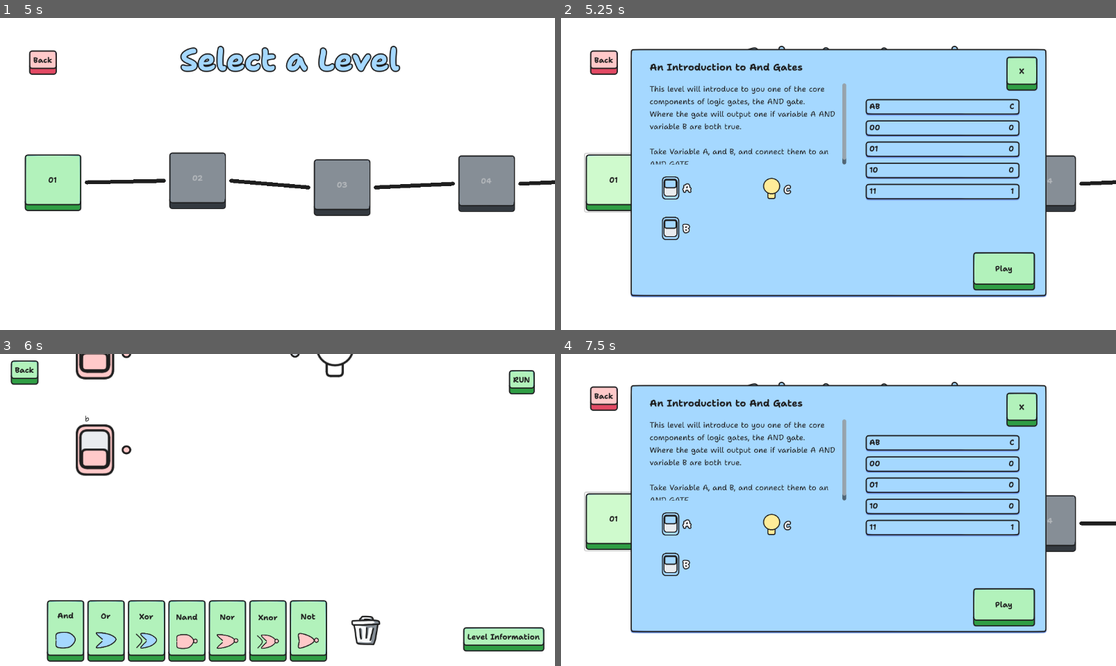
Above: before the commit, frames 1-4 (two rows, left to right).
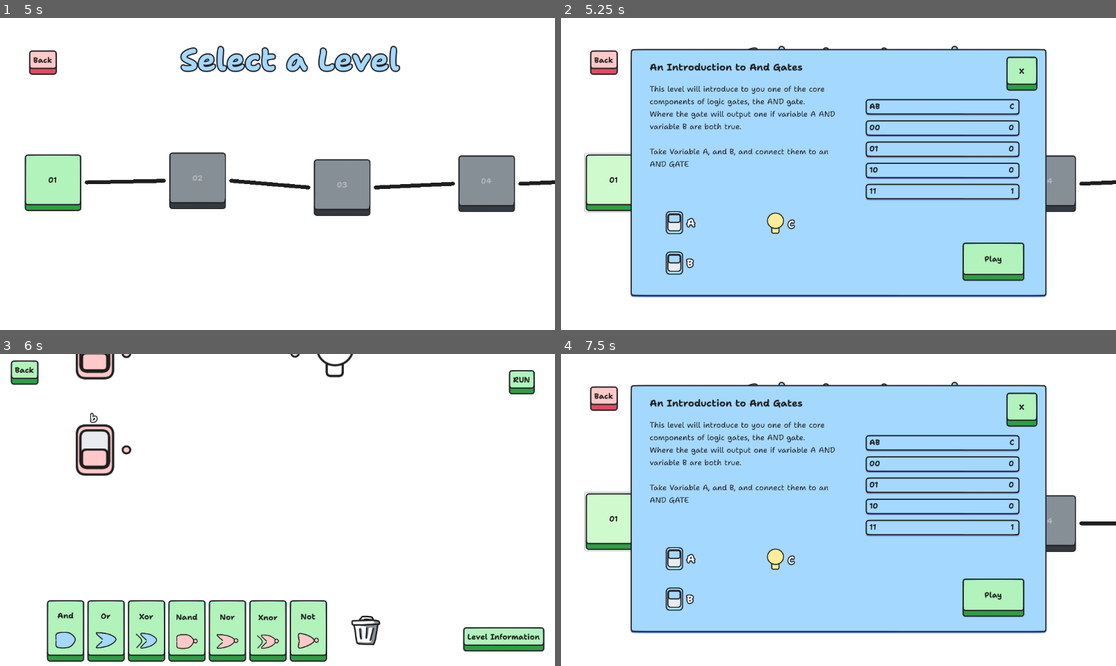
Above: after the commit, the same moments.

Repository: sininen-blue/logic-gate-tesseract
Game: Godot game, scene res://ui/title_page.tscn
Same seed, same stepped clock (60 frames per second), same inputs: the game is played once before the commit and once after it.
Inputs:
- Up to frame 1 (5 s): click "Play" at 0.5 s; click "Back" at 1.25 s; click "Play" at 2 s; click "Play" at 2.75 s; click "Back" at 3.5 s; click "Play" at 4.25 s
- Up to frame 2 (5.25 s): click "01" at 5 s
- Up to frame 3 (6 s): click "Play" at 5.75 s
- Up to frame 4 (7.5 s): click "Back" at 6.5 s; click "01" at 7.25 s

Frame 1 is identical in both runs. In frame 2, 2.8% of the frame differs, in the area x 16-86%, y 20-88%; in frame 3, less than 0.1%; in frame 4, 2.8%.
Error in both runs: Cannot call method 'get_files' on a null value. (res://ui/stage_select/stage_select.gd:31)

Commit message:
level info sizing and font changes

Diff:
--- a/simulation/gate.tscn
+++ b/simulation/gate.tscn
@@ -1,9 +1,10 @@
-[gd_scene load_steps=26 format=3 uid="uid://psym6w7moids"]
+[gd_scene load_steps=27 format=3 uid="uid://psym6w7moids"]
 
 [ext_resource type="Script" path="res://simulation/gate.gd" id="1_a5p5t"]
 [ext_resource type="Texture2D" uid="uid://dkkdfc5cfh8su" path="res://assets/simulation/and-false.png" id="2_1kn64"]
 [ext_resource type="Texture2D" uid="uid://drdccdfj0inos" path="res://assets/simulation/dots/blueDot.png" id="3_l2a4a"]
 [ext_resource type="Texture2D" uid="uid://c8m6rjuh47nkr" path="res://assets/simulation/indicator/indicator.png" id="3_nwehx"]
+[ext_resource type="Theme" uid="uid://dh7cgp4wswxi3" path="res://ui/themes/lessBold.tres" id="4_ltvhu"]
 
 [sub_resource type="CapsuleShape2D" id="CapsuleShape2D_8st0f"]
 radius = 40.0
@@ -331,10 +332,11 @@
 shape = SubResource("CircleShape2D_nvyvh")
 
 [node name="StartLabel" type="Label" parent="."]
-offset_left = -44.0
-offset_top = -76.0
-offset_right = 17.0
-offset_bottom = -53.0
+offset_left = -48.0
+offset_top = -81.0
+offset_right = 48.0
+offset_bottom = -50.0
+theme = ExtResource("4_ltvhu")
 text = "arstarst
 "
 horizontal_alignment = 1
--- a/ui/level_select/level_info.tscn
+++ b/ui/level_select/level_info.tscn
@@ -11,12 +11,11 @@
 anchor_bottom = 0.5
 offset_left = -576.0
 offset_top = -324.0
-offset_right = 288.0
-offset_bottom = 197.0
+offset_right = 432.0
+offset_bottom = 300.0
 grow_horizontal = 2
 grow_vertical = 2
 script = ExtResource("1_dbdb1")
-metadata/_edit_lock_ = true
 
 [node name="LevelTitle" type="Label" parent="."]
 layout_mode = 0
@@ -33,7 +32,7 @@
 offset_left = 40.0
 offset_top = 72.0
 offset_right = 448.0
-offset_bottom = 240.0
+offset_bottom = 320.0
 
 [node name="LevelDescription" type="Label" parent="DescriptionScroll"]
 custom_minimum_size = Vector2(0, 168)
@@ -63,10 +62,10 @@
 
 [node name="VariablesScroll" type="ScrollContainer" parent="."]
 layout_mode = 0
-offset_left = 40.0
-offset_top = 248.0
-offset_right = 456.0
-offset_bottom = 480.0
+offset_left = 48.0
+offset_top = 320.0
+offset_right = 464.0
+offset_bottom = 552.0
 
 [node name="Container" type="HBoxContainer" parent="VariablesScroll"]
 layout_mode = 2
@@ -82,11 +81,18 @@
 size_flags_horizontal = 3
 
 [node name="PlayButton" type="Button" parent="."]
-layout_mode = 0
-offset_left = 710.0
-offset_top = 421.0
-offset_right = 841.0
-offset_bottom = 503.0
+layout_mode = 1
+anchors_preset = 3
+anchor_left = 1.0
+anchor_top = 1.0
+anchor_right = 1.0
+anchor_bottom = 1.0
+offset_left = -176.0
+offset_top = -120.0
+offset_right = -45.0
+offset_bottom = -38.0
+grow_horizontal = 0
+grow_vertical = 0
 text = "Play"
 
 [node name="CloseButton" type="Button" parent="."]
--- a/ui/level_select/level_select.tscn
+++ b/ui/level_select/level_select.tscn
@@ -51,7 +51,6 @@
 layout_mode = 1
 offset_left = -432.0
 offset_top = -260.5
-offset_right = 432.0
 offset_bottom = 260.5
 
 [node name="Camera2D" type="Camera2D" parent="."]
